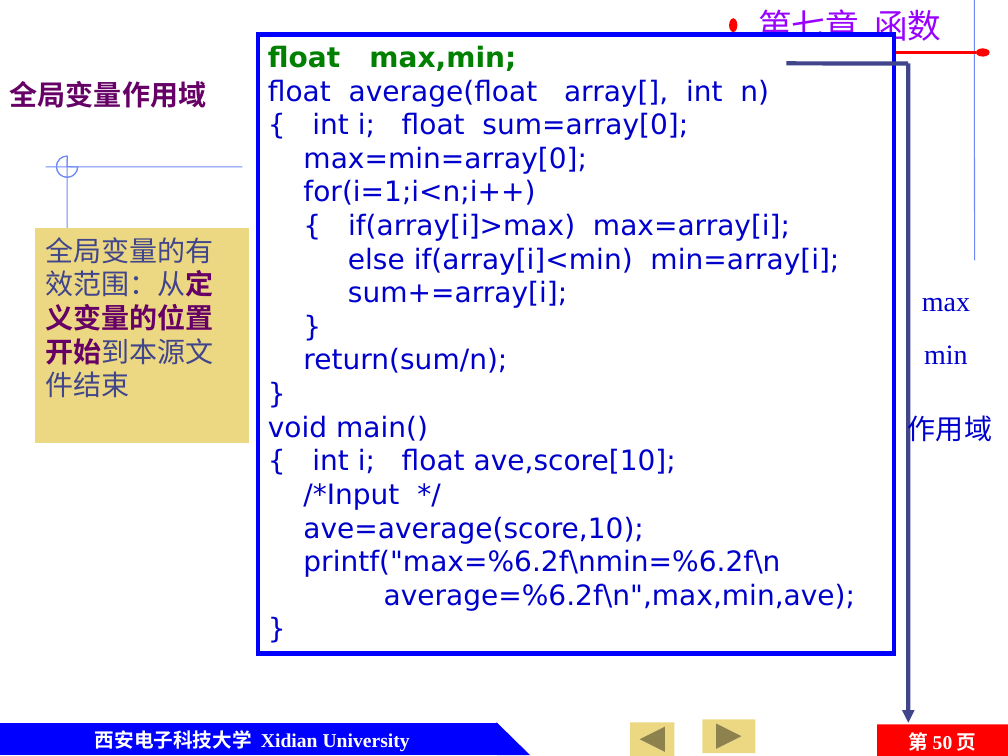
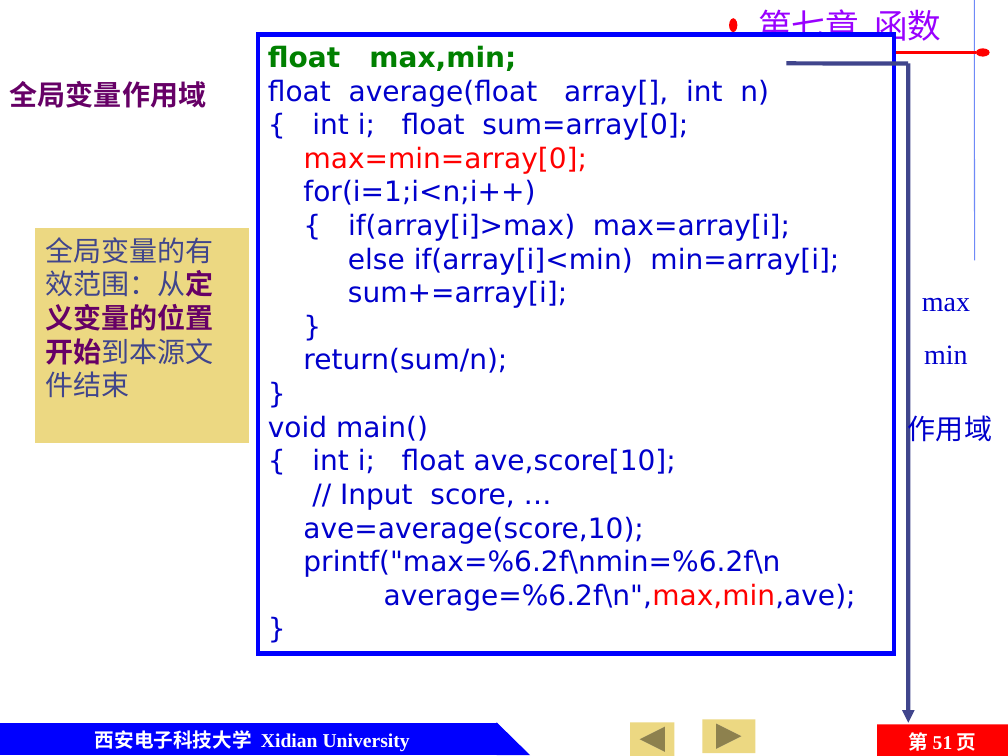
Before and after one commit to jtrfid/C-Repositories, a slide deck: slide 51 of 2016/C语言/课件/第7章 函数及变量存储类型.pptx (slide 50 before the commit). Drawn at 1008x756 pixels with LibreOffice and Linux fonts; fonts in the diff are those of the drawing; background and template pictures are left out. Boxes give left, top, right and bottom in pixels: in the first picture for what was removed or moved away, otherwise in the second. Text is boxed around its words. In the diff, an @@ line names an element or a change of style, - is before the commit and + after.

```diff
--- a/2016/C语言/课件/第7章 函数及变量存储类型.pptx
+++ b/2016/C语言/课件/第7章 函数及变量存储类型.pptx
@@ text in rectangle at <box>304,146,856,611</box>: text colour #0000CC to #FF0000 in "max=min=array[0];", "average=%6.2f\n",max,min,ave);" @@
@@ line removed from (242, 167) to (45, 167) @@
@@ freeform shape removed at <box>56,156,78,177</box> @@
@@ line removed from (68, 156) to (68, 412) @@
@@ text in rectangle at <box>340,483,514,510</box>: text changed @@
-/*Input */
+// Input score, …
@@ page number at <box>909,732,977,751</box>: text changed @@
-第 50 页
+第 51 页
```
Also in this commit, not shown: 61 other slides changed, 1 slide added, 3 other files.
